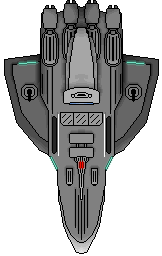
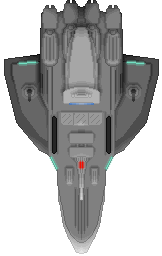
Two versions of the same layered image (162 x 256). Layer-by-layer changes:
added layer "Edge shading" above "Shading" over box(4, 0, 159, 254)
moved "Shading" above "Weapons", painted on it over box(10, 1, 153, 253)
painted on "Basic color" over box(58, 114, 105, 157)
